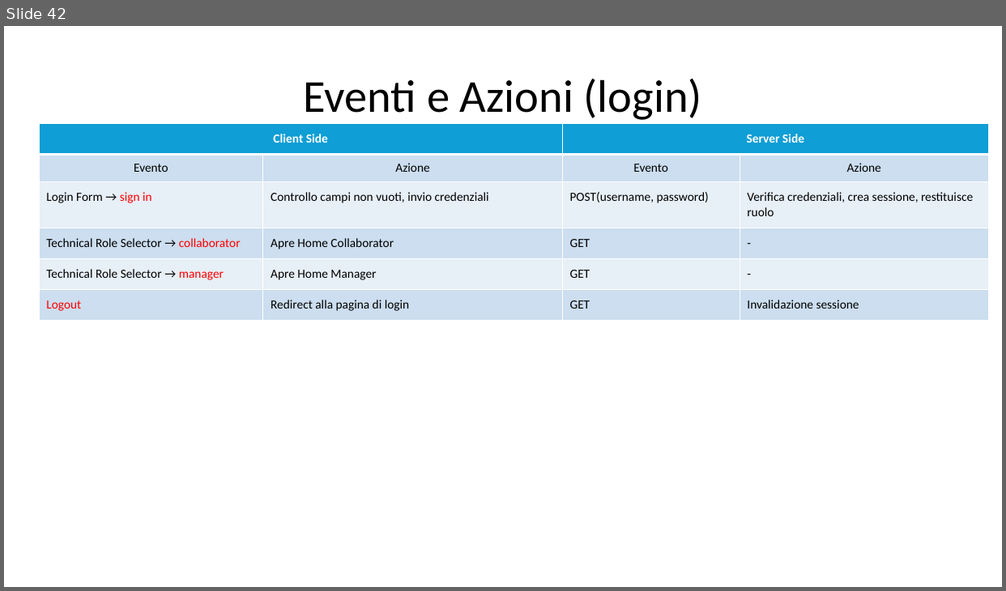
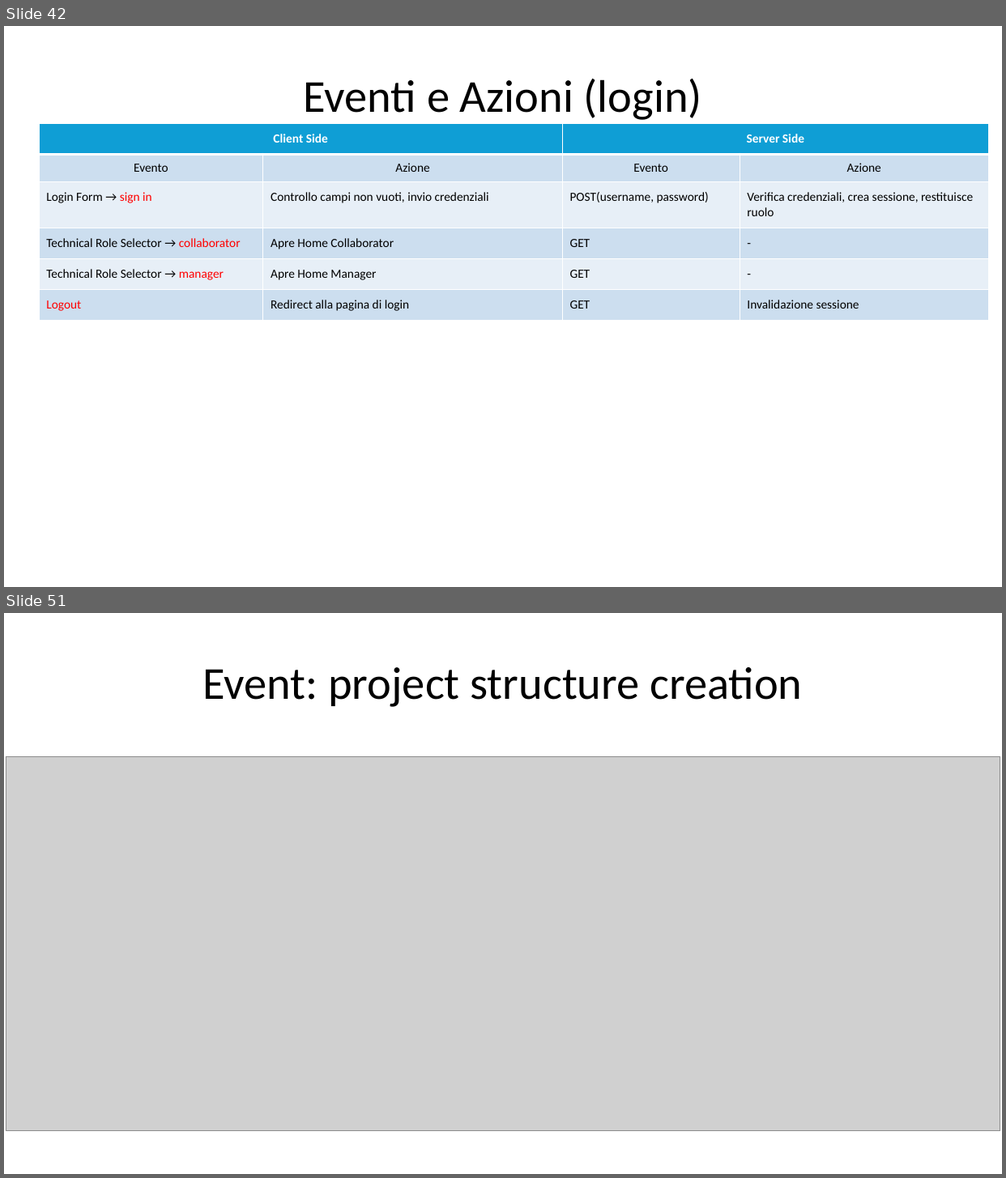
Before and after one commit to gilbertobrambilla/tiw-2026-html, a slide deck: docs/TIW_documentazione.pptx. Shown one above the other, each under a label of ours: slide 42 before the commit, slides 42 and 51 after it; the slides between them are not shown. The pictures are 1006x591 and 1006x1178 pixels, drawn with LibreOffice and Linux fonts; fonts in the diff are those of the drawing; grey boxes stand for pictures. Boxes give left, top, right and bottom in pixels: in the first picture for what was removed or moved away, otherwise in the second. Text is boxed around its words. In the diff, an @@ line names an element or a change of style, - is before the commit and + after.

```diff
--- a/docs/TIW_documentazione.pptx
+++ b/docs/TIW_documentazione.pptx
@@ slide 51 added at <box>4,613,1002,1174</box>, background #FFFFFF @@
@@ text added at <box>202,667,802,707</box>, 44 pt, text #000000 @@
+Event: project structure creation
@@ picture added at <box>6,756,1000,1131</box> @@
```
Also in this commit, not shown: 12 slides changed, 3 other slides added.
